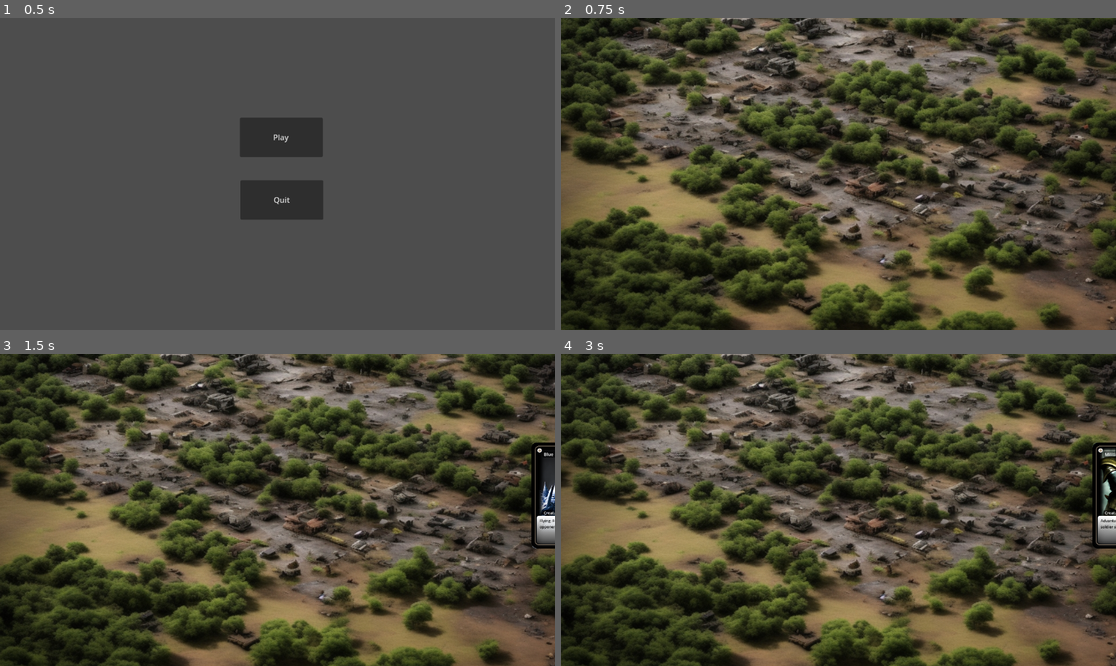
Above: before the commit, frames 1-4 (two rows, left to right).
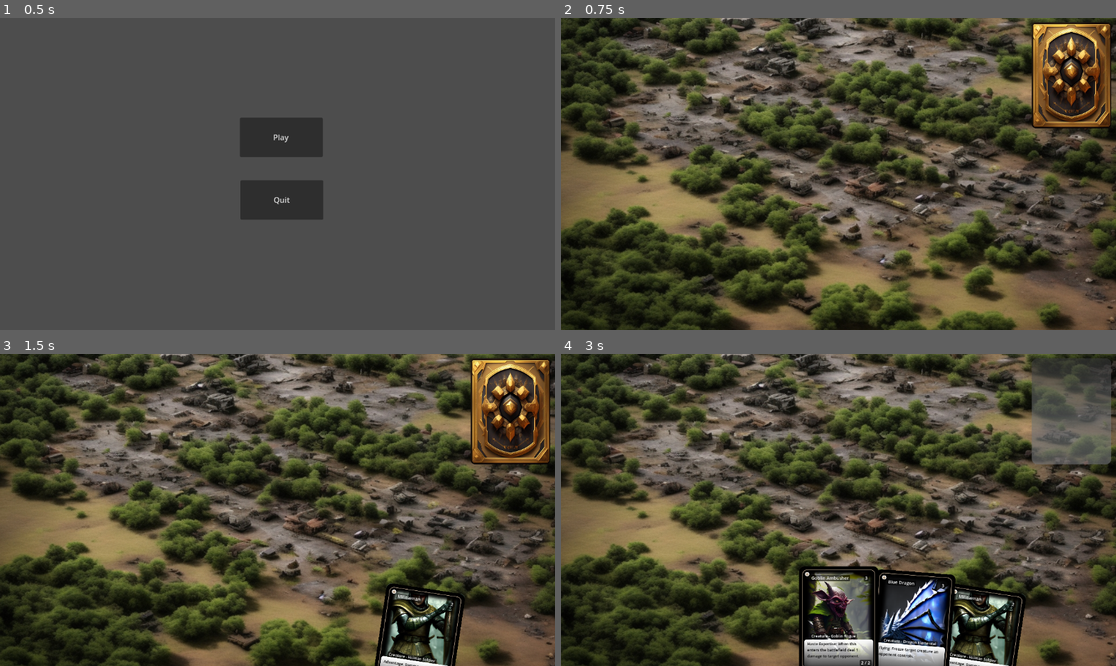
Above: after the commit, the same moments.

Repository: JoeJgithub/godot-vastum-ccg
Game: Godot game, scene res://main.tscn
Two runs of this game, one before a commit and one after it. Both use one fixed random seed, a clock stepped at 60 frames per second and the inputs below.
Inputs (mouse positions are in pixels of both pictures, inside the frame that each line leads up to):
- Up to frame 1 (0.5 s): no input
- Up to frame 2 (0.75 s): click "Play" at 0.5 s
- Up to frame 3 (1.5 s): click (510, 410) at 1.27 s
- Up to frame 4 (3 s): click (1071, 410) at 2.02 s; click (1071, 410) at 2.77 s

Frame 1 is identical in both runs. In frame 2, 4.2% of the frame differs, in the area x 84-100%, y 1-36%; in frame 3, 8.5%; in frame 4, 16%, in the area x 42-100%, y 1-100%.

Commit message:
added visualisation of deck and hand reactive to card drawing

Diff:
--- /dev/null
+++ b/deck_draw.gd
@@ -0,0 +1,22 @@
+extends TextureButton
+
+
+var deck_size = INF
+
+# Called when the node enters the scene tree for the first time.
+func _ready():
+	scale *= $"../../".card_size / size
+	print(size, scale)
+
+
+# Called every frame. 'delta' is the elapsed time since the previous frame.
+func _process(delta):
+	pass
+
+
+func _gui_input(event):
+	if Input.is_action_just_released("left_click"):
+		if deck_size > 0:
+			deck_size = $'../../'.draw_from_deck()
+			if deck_size == 0:
+				disabled = true
--- a/play_space.gd
+++ b/play_space.gd
@@ -6,6 +6,12 @@
 @onready var player_hand = preload("res://Cards/player_hand.gd").new()
 @onready var card_list = player_hand.card_list
 @onready var deck_size = card_list.size()
+@onready var viewport_size = Vector2(get_viewport().size)
+@onready var centre_card_wheel = viewport_size * Vector2(0.5, 1.25)
+@onready var h_rad = viewport_size.x * 0.45
+@onready var v_rad = viewport_size.y * 0.4
+var angle = PI/2 - 0.6
+var oval_angle_vector = Vector2()
 
 # Called when the node enters the scene tree for the first time.
 func _ready():
@@ -16,13 +22,18 @@
 func _process(delta):
 	pass
 
-func _input(event):
-	if deck_size and Input.is_action_just_released("left_click"):
-		var new_card = card_base.instantiate()
-		var card_selected = randi() % deck_size
-		new_card.card = card_list[card_selected]
-		new_card.position = get_global_mouse_position()
-		new_card.scale = card_size / new_card.size
-		$Cards.add_child(new_card)
-		card_list.erase(card_list[card_selected])
-		deck_size -= 1
+func draw_from_deck():
+	var new_card = card_base.instantiate()
+	var card_selected = randi() % deck_size
+	new_card.card = card_list[card_selected]
+	# new_card.position = get_global_mouse_position()
+	oval_angle_vector = Vector2(h_rad * cos(angle), -v_rad * sin(angle))
+	new_card.position = centre_card_wheel + oval_angle_vector - new_card.size/2
+	new_card.scale = card_size / new_card.size
+	new_card.rotation = (PI/2 - angle) / 4
+	$Cards.add_child(new_card)
+	card_list.erase(card_list[card_selected])
+	angle += 0.3
+	deck_size -= 1
+
+	return deck_size
--- a/play_space.tscn
+++ b/play_space.tscn
@@ -1,7 +1,10 @@
-[gd_scene load_steps=3 format=3 uid="uid://dmtyk1ecc5rq2"]
+[gd_scene load_steps=6 format=3 uid="uid://dmtyk1ecc5rq2"]
 
 [ext_resource type="Script" path="res://play_space.gd" id="1_h7m7t"]
 [ext_resource type="Texture2D" uid="uid://2hsmx4jb6jwh" path="res://Assets/PlaySpace/background.png" id="2_8ep6h"]
+[ext_resource type="Texture2D" uid="uid://c3b2eu13nqje5" path="res://Assets/Cards/Backs/BackDefault-Rounded.png" id="3_tw2wp"]
+[ext_resource type="Script" path="res://deck_draw.gd" id="4_0yi5l"]
+[ext_resource type="Texture2D" uid="uid://el04cajdb4tx" path="res://Assets/PlaySpace/EmptyDeckZone-Rounded.png" id="4_qns1c"]
 
 [node name="PlaySpace" type="Node2D"]
 script = ExtResource("1_h7m7t")
@@ -13,3 +16,17 @@
 scale = Vector2(1.19141, 1.19141)
 texture = ExtResource("2_8ep6h")
 centered = false
+
+[node name="Deck" type="Node2D" parent="."]
+
+[node name="DeckDraw" type="TextureButton" parent="Deck"]
+offset_left = 977.0
+offset_top = 9.0
+offset_right = 1457.0
+offset_bottom = 649.0
+texture_normal = ExtResource("3_tw2wp")
+texture_pressed = ExtResource("3_tw2wp")
+texture_hover = ExtResource("3_tw2wp")
+texture_disabled = ExtResource("4_qns1c")
+ignore_texture_size = true
+script = ExtResource("4_0yi5l")
Binary file added: Assets/Cards/Backs/BackDefault-Rounded.png
Not shown, added: Assets/Cards/Backs/BackDefault-Rounded.png.import
Binary file added: Assets/Cards/Backs/BackDefault.png
Not shown, added: Assets/Cards/Backs/BackDefault.png.import
Binary file added: Assets/PlaySpace/EmptyDeckZone-Rounded.png
Not shown, added: Assets/PlaySpace/EmptyDeckZone-Rounded.png.import
Binary file added: Assets/PlaySpace/EmptyDeckZone.png
Not shown, added: Assets/PlaySpace/EmptyDeckZone.png.import
